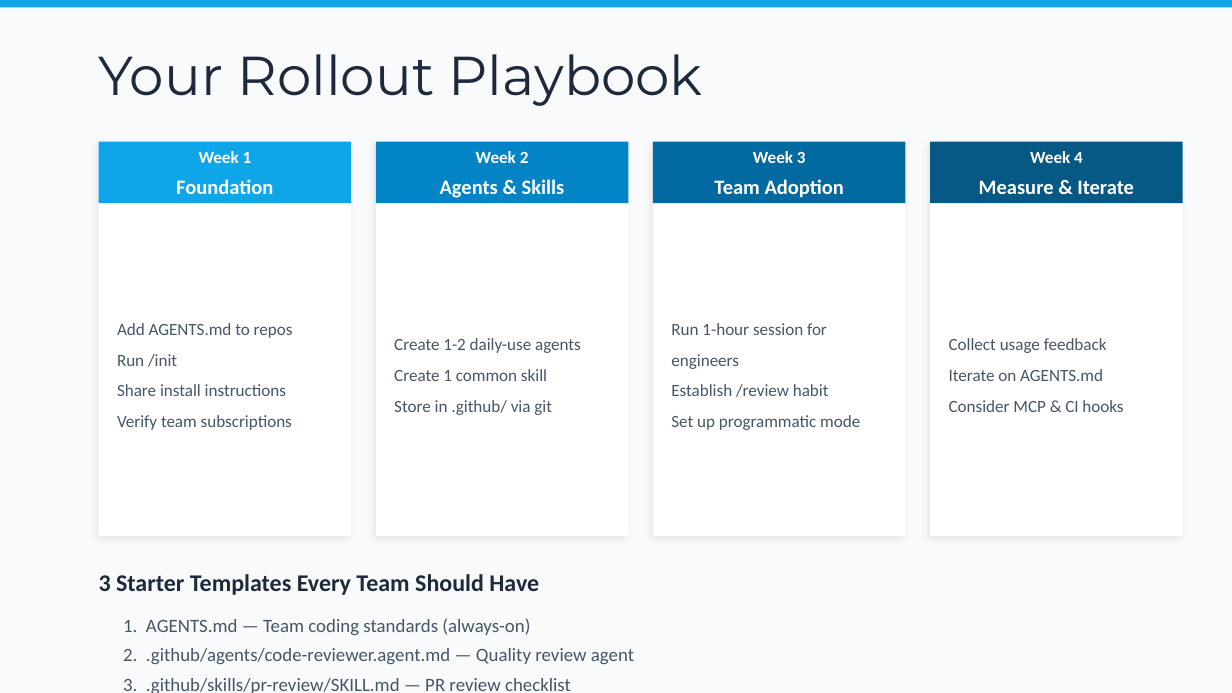
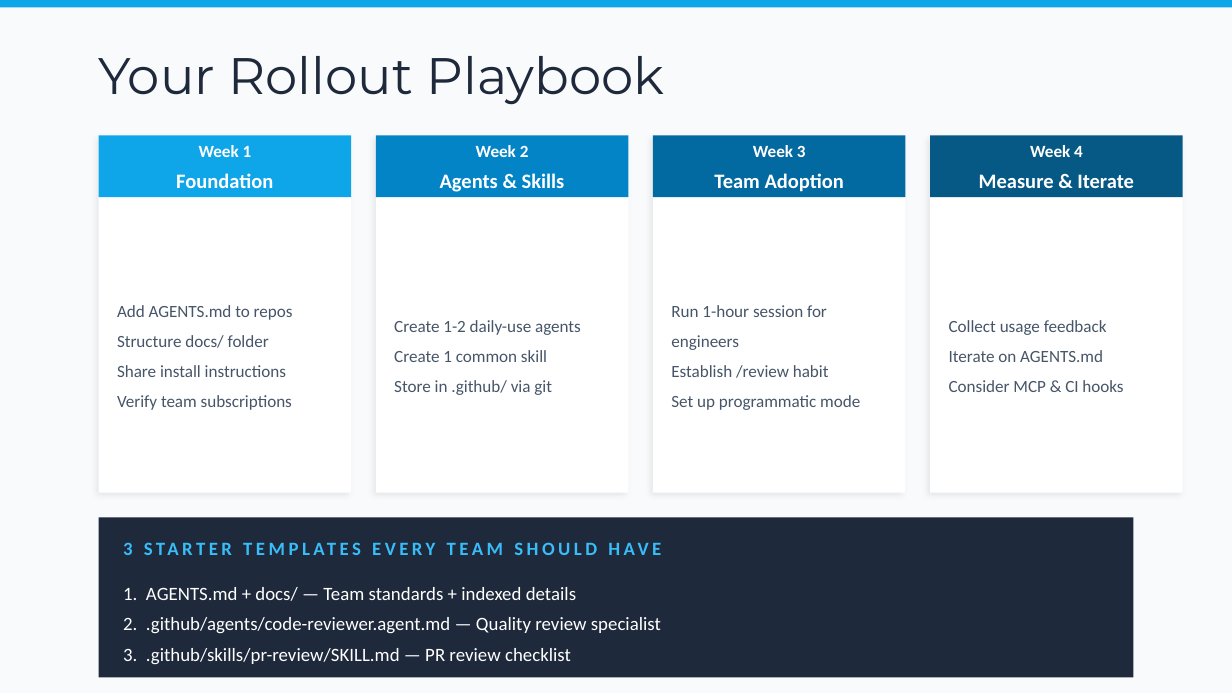
Before and after one commit to bubuding0809/copilot-cli-for-beginners, a slide deck: slide 20 of WORKSHOP-PRESENTATION.pptx (slide 14 before the commit). Drawn at 1232x693 pixels with LibreOffice and Linux fonts; fonts in the diff are those of the drawing. Boxes give left, top, right and bottom in pixels: in the first picture for what was removed or moved away, otherwise in the second. Text is boxed around its words. In the diff, an @@ line names an element or a change of style, - is before the commit and + after.

```diff
--- a/WORKSHOP-PRESENTATION.pptx
+++ b/WORKSHOP-PRESENTATION.pptx
@@ text "Your Rollout Playbook" at [99, 56, 664, 105]: size 32 to 30 pt @@
@@ rectangle: place and size @@
-rectangle at [99, 142, 351, 536]
+rectangle at [99, 136, 351, 493]
@@ rectangle: place and size @@
-rectangle at [376, 142, 628, 536]
+rectangle at [376, 136, 628, 493]
@@ rectangle: place and size @@
-rectangle at [653, 142, 906, 536]
+rectangle at [653, 136, 906, 493]
@@ 8 texts, 4 rectangles: place and size @@
-8 texts, 4 rectangles at [99, 142, 1183, 203]
+8 texts, 4 rectangles at [99, 136, 1183, 197]
@@ rectangle: place and size @@
-rectangle at [930, 142, 1183, 536]
+rectangle at [930, 136, 1183, 493]
@@ line spacing 1.5 to 1.45 in 3 elements at [394, 320, 581, 395], [671, 305, 860, 410], [949, 320, 1123, 392] @@
@@ text at [117, 305, 293, 410]: line spacing 1.5 to 1.45 @@
@@ text at [117, 335, 269, 348]: text changed @@
-Run /init
+Structure docs/ folder
@@ rectangle added at [99, 517, 1133, 678], fill #1E293B @@
@@ text at [123, 542, 133, 555]: text changed; size 14 to 11 pt; text colour #1E293B to #38BDF8 @@
-3 Starter Templates Every Team Should Have
+3 STARTER TEMPLATES EVERY TEAM SHOULD HAVE
@@ text at [123, 587, 661, 664]: text changed; text colour #475569 to #FFFFFF @@
-2. .github/agents/code-reviewer.agent.md — Quality review agent
+1. AGENTS.md + docs/ — Team standards + indexed details
+2. .github/agents/code-reviewer.agent.md — Quality review specialist
+3. .github/skills/pr-review/SKILL.md — PR review checklist
@@ text removed at [123, 618, 530, 635] @@
-1. AGENTS.md — Team coding standards (always-on)
@@ text removed at [123, 678, 571, 693] @@
-3. .github/skills/pr-review/SKILL.md — PR review checklist
```
Also in this commit, not shown: 9 other slides changed, 11 slides added, 5 slides removed, 1 other file.
